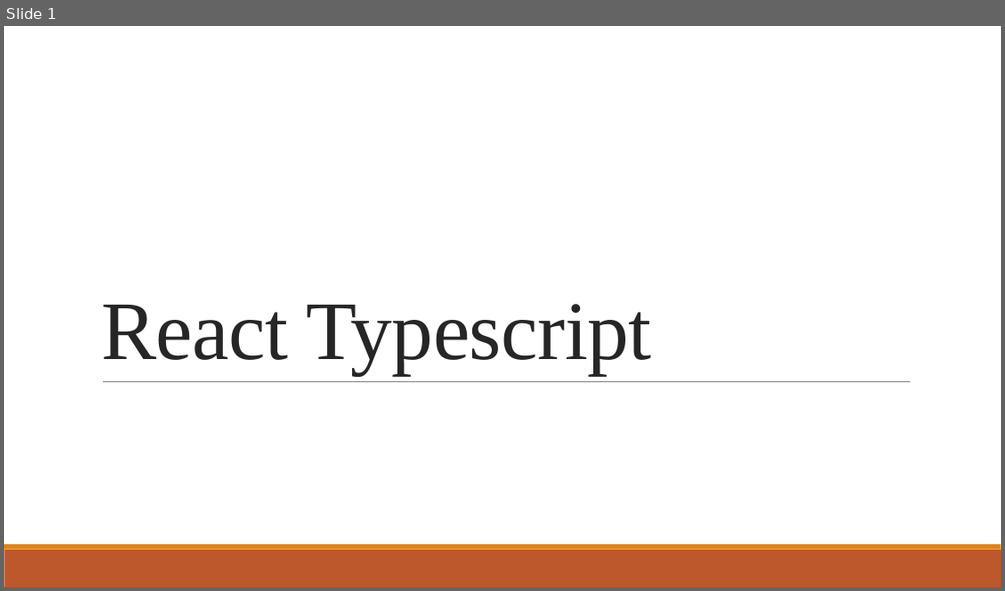
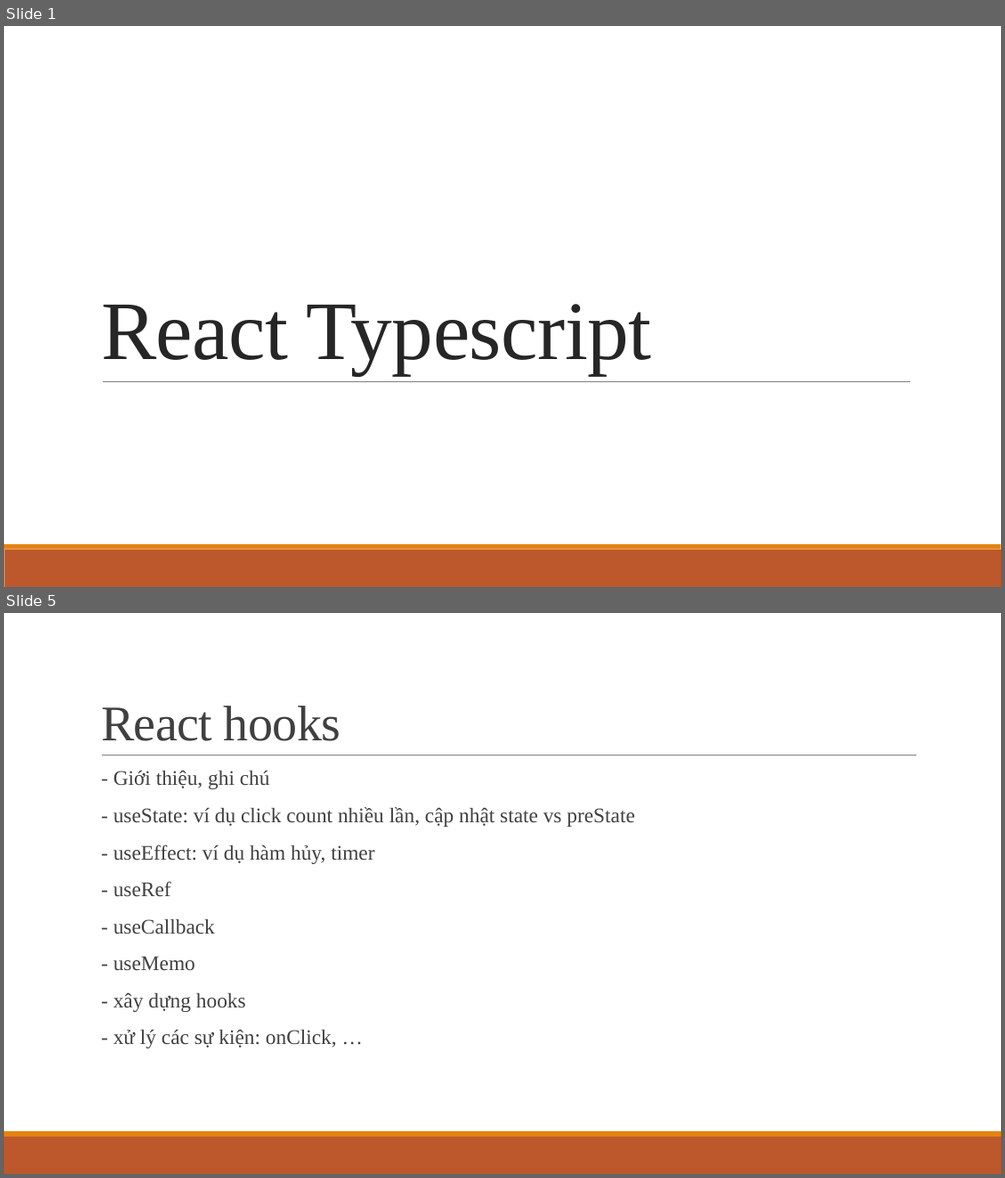
Before and after one commit to ddinhftieens/tranning-react, a slide deck: react_ts.pptx. Shown one above the other, each under a label of ours: slide 1 before the commit, slides 1 and 5 after it; the slides between them are not shown. The pictures are 1005x591 and 1005x1178 pixels, drawn with LibreOffice and Linux fonts; fonts in the diff are those of the drawing. Boxes give left, top, right and bottom in pixels: in the first picture for what was removed or moved away, otherwise in the second. Text is boxed around its words. In the diff, an @@ line names an element or a change of style, - is before the commit and + after.

```diff
--- a/react_ts.pptx
+++ b/react_ts.pptx
@@ slide 5 added at [4, 613, 1001, 1174], background #FFFFFF; not listed: 2 template elements that a slide beside it also shows @@
@@ title added at [101, 706, 340, 741], 48 pt, text #404040 @@
+React hooks
@@ line added from (102, 755) to (917, 755), #808080 0.5 pt @@
@@ text added at [113, 770, 634, 1048], 20 pt, text #404040 @@
+  - Giới thiệu, ghi chú
+  - useState: ví dụ click count nhiều lần, cập nhật state vs preState
+  - useEffect: ví dụ hàm hủy, timer
+  - useRef
+  - useCallback
+  - useMemo
+  - xây dựng hooks
+  - xử lý các sự kiện: onClick, …
```
Also in this commit, not shown: 1 slide changed, 3 other slides added, 4 slides removed.
